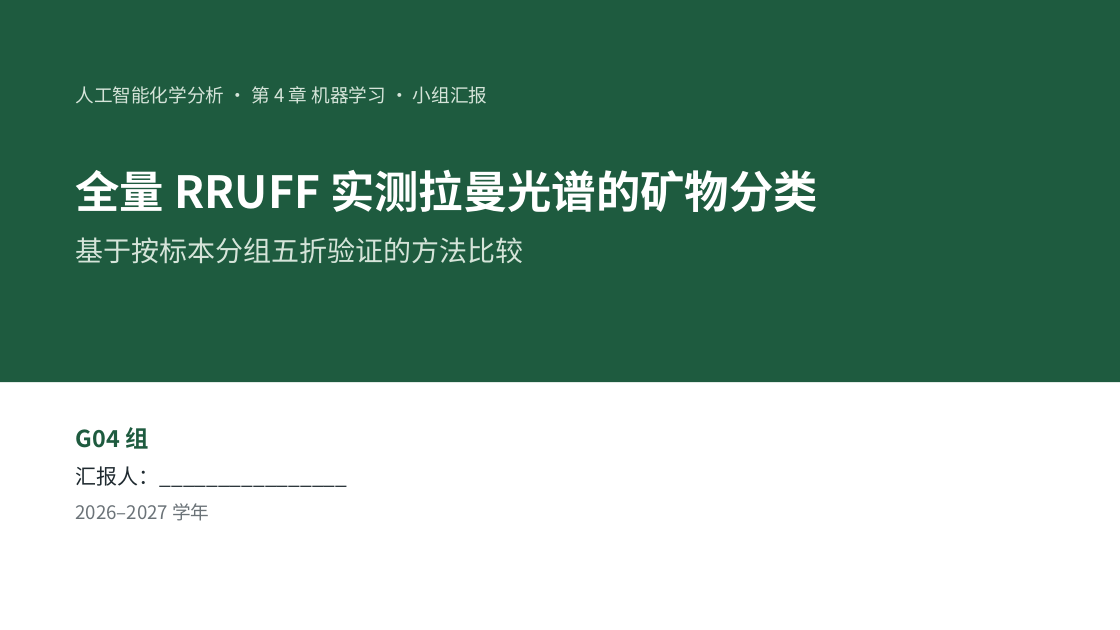
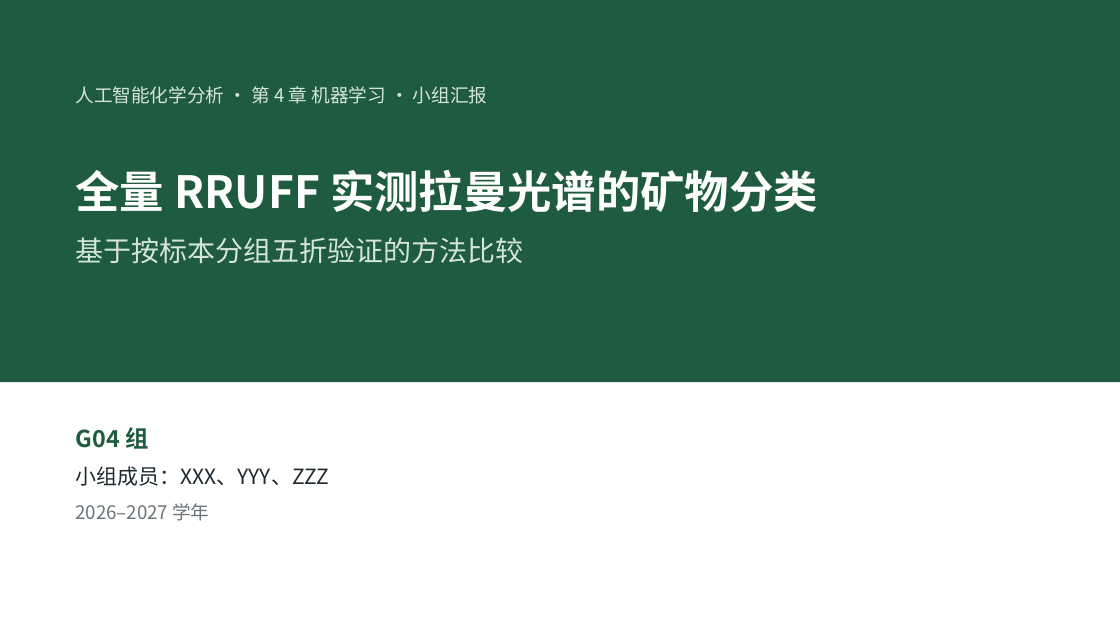
Before and after one commit to hachimi-rabbit/intelligent-analytical-chemistry, a slide deck: slide 1 of resources/annual/2026-2027/student-reports/ch04/G04-Raman-Full-Report-new.pptx. Drawn at 1120x630 pixels with LibreOffice and Linux fonts; fonts in the diff are those of the drawing. Boxes give left, top, right and bottom in pixels: in the first picture for what was removed or moved away, otherwise in the second. Text is boxed around its words. In the diff, an @@ line names an element or a change of style, - is before the commit and + after.

Commit message:
ch04: 核对引文与误判证据，完善三人协作记录
补充六对矿物关系来源、三例折外误判追溯和33项书目。
在最新14页汇报中修正等效性、增样因果及误判范围表述。
保留PCA复现差异，记录已执行维护核查与待完成成员分工。

```diff
--- a/resources/annual/2026-2027/student-reports/ch04/G04-Raman-Full-Report-new.pptx
+++ b/resources/annual/2026-2027/student-reports/ch04/G04-Raman-Full-Report-new.pptx
@@ text at box(76, 466, 330, 486): text changed @@
-汇报人：________________
+小组成员：XXX、YYY、ZZZ
```
Also in this commit, not shown: 8 other slides changed, 18 other files.
